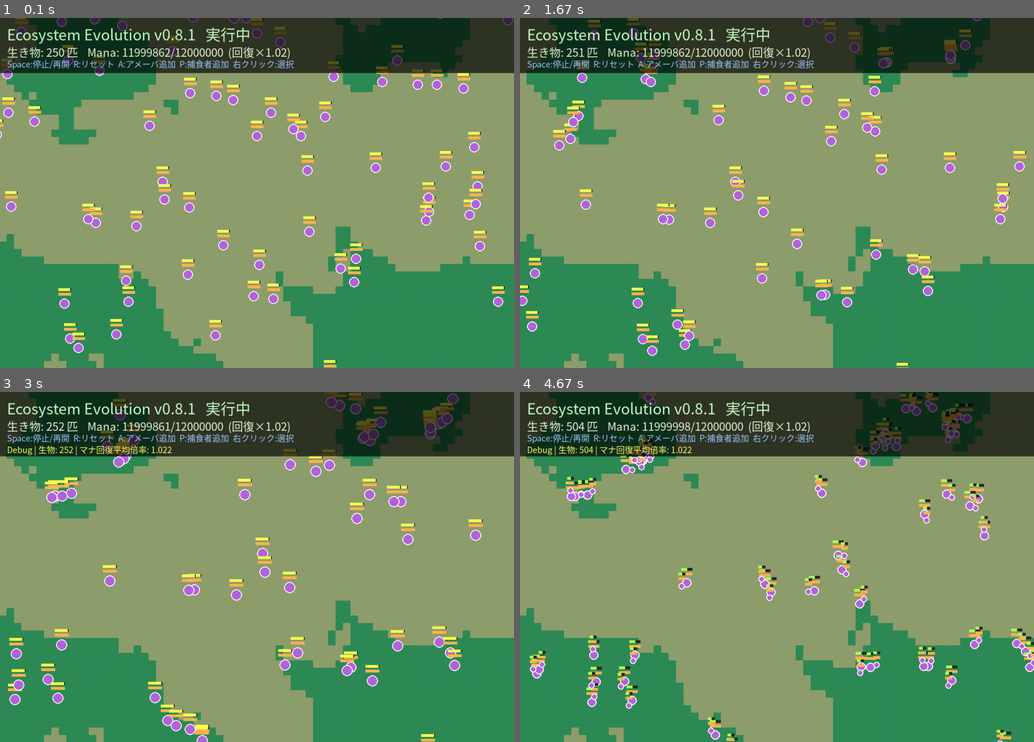
Above: before the commit, frames 1-4 (two rows, left to right).
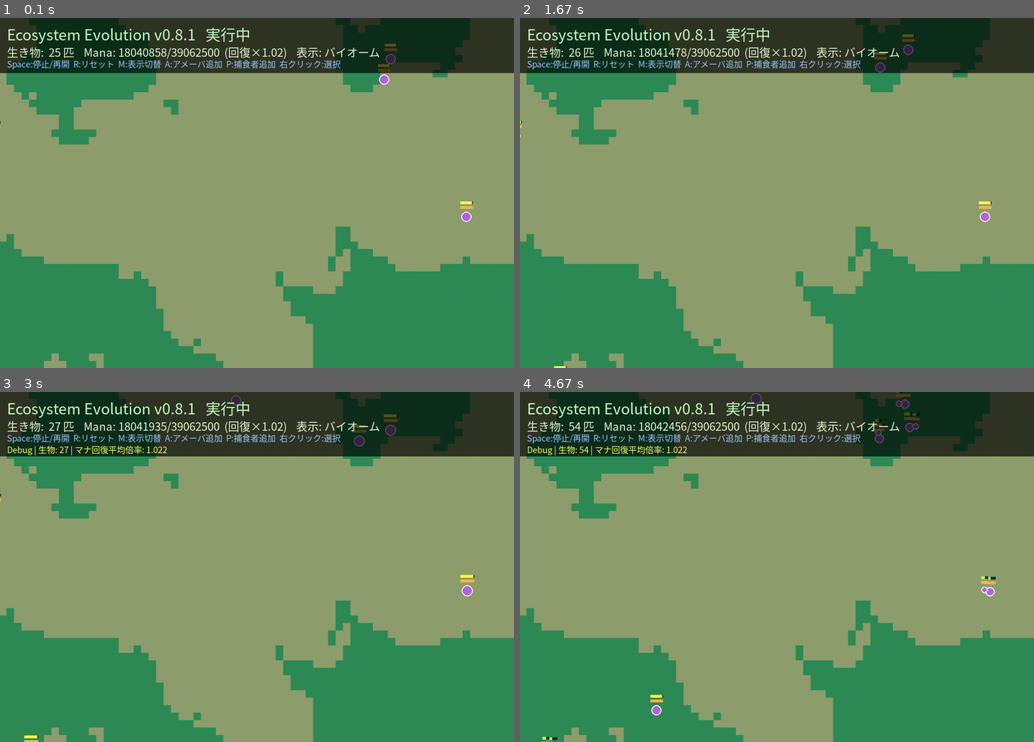
Above: after the commit, the same moments.

Repository: illuaStudio/ecosystem_evo
Game: pygame game, started from src/main.py
Two runs of this game, one before a commit and one after it. Both use one fixed random seed, a clock stepped at 60 frames per second and the inputs below.
Inputs (mouse positions are in pixels of both pictures, inside the frame that each line leads up to):
- Up to frame 1 (0.1 s): no input
- Up to frame 2 (1.67 s): hold D 0.33-0.8 s; move the mouse to (756, 207) at 0.37 s; hold D 0.83-1.3 s; move the mouse to (777, 214) at 0.87 s; hold A from 1.33 s (still down); move the mouse to (828, 270) at 1.37 s
- Up to frame 3 (3 s): release A at 1.87 s; hold A 1.9-2.37 s; move the mouse to (97, 647) at 1.93 s; hold D from 2.4 s (still down); move the mouse to (318, 598) at 2.43 s
- Up to frame 4 (4.67 s): release D at 3.03 s; hold A 3.07-3.53 s; move the mouse to (787, 448) at 3.1 s; hold D 3.57-4.03 s; move the mouse to (591, 556) at 3.6 s; hold D 4.07-4.53 s; move the mouse to (777, 609) at 4.1 s; hold A from 4.57 s (still down); move the mouse to (972, 700) at 4.6 s

The runs differ from the first frame. In frame 1, 7.0% of the frame differs, in the area x 0-100%, y 0-100%; in frame 2, 6.7%; in frame 3, 7.6%, in the area x 0-94%, y 0-100%; in frame 4, 7.2%.

Commit message:
マナの濃度分布を追加

Diff:
--- a/config/worlds/world.json
+++ b/config/worlds/world.json
@@ -6,13 +6,13 @@
   "background_color": [34, 60, 25],
 
   "mana": {
-    "initial": 12000000.0,
-    "max": 12000000.0,
-    "regen_rate": 2000.0
+    "initial": 120000.0,
+    "max": 120000.0,
+    "regen_rate": 20.0
   },
 
   "initial_entities": {
-    "Amoeba": 250,
+    "Amoeba": 25,
     "Predator": 0
   },
 
--- a/src/ai/actions.py
+++ b/src/ai/actions.py
@@ -101,7 +101,9 @@
         rate = float(self.params["mana_absorption_rate"])
         room = cap - creature.satiety
         want = min(rate, room)
-        absorbed = creature.world.consume_mana(want)
+        absorbed = creature.world.consume_mana(
+            want, creature.pos[0], creature.pos[1]
+        )
         if absorbed <= 0:
             return
 
--- a/src/core/engine.py
+++ b/src/core/engine.py
@@ -30,6 +30,7 @@
         self.paused = False
         self.selected_creature = None
         self.show_debug = config.game.get("debug_mode", False)
+        self.map_view_mode = "biome"  # "biome" | "mana"
 
         # レンダラーとインプットハンドラ
         font_size = config.game.get("ui_font_size", 24)
@@ -79,7 +80,8 @@
             self.camera,
             self.selected_creature,
             self.paused,
-            self.show_debug
+            self.show_debug,
+            self.map_view_mode,
         )
 
     def run(self):
--- a/src/core/input_handler.py
+++ b/src/core/input_handler.py
@@ -62,5 +62,8 @@
             self.engine.world.add_creature(c)
         elif event.key == pygame.K_d:
             self.engine.show_debug = not getattr(self.engine, 'show_debug', False)
+        elif event.key == pygame.K_m:
+            mode = getattr(self.engine, "map_view_mode", "biome")
+            self.engine.map_view_mode = "mana" if mode == "biome" else "biome"
         elif event.key == pygame.K_ESCAPE:
             return False
--- a/src/entities/creature.py
+++ b/src/entities/creature.py
@@ -114,12 +114,16 @@
         self.remaining_biomass -= decompose_amount
 
         if self.world:
-            self.world.return_mana_from_decomposition(decompose_amount * 0.65)
+            self.world.return_mana_from_decomposition(
+                decompose_amount * 0.65, self.pos[0], self.pos[1]
+            )
 
         if self.remaining_biomass <= 0:
             self.remaining_biomass = 0.0
             if self.world:
-                self.world.return_mana_from_decomposition(15.0)
+                self.world.return_mana_from_decomposition(
+                    15.0, self.pos[0], self.pos[1]
+                )
 
     def update(self):
         if not self.alive:
--- a/src/rendering/renderer.py
+++ b/src/rendering/renderer.py
@@ -21,12 +21,12 @@
         self._biome_surface_world_id = None
         self._ui_panel = None
 
-    def draw(self, creatures, camera, selected_creature, paused, show_debug=False):
+    def draw(self, creatures, camera, selected_creature, paused, show_debug=False, map_view_mode="biome"):
         # 毎フレーム必ず全画面クリア（未描画領域に UI が残るのを防ぐ）
         self.screen.fill(self.UI_MARGIN_COLOR)
 
         world = getattr(camera, "world", None)
-        self._draw_background(world, camera)
+        self._draw_background(world, camera, map_view_mode)
 
         for c in creatures:
             if hasattr(c, "draw"):
@@ -66,6 +66,10 @@
                 texts.append(
                     f"バイオーム: {biome.get('display_name', biome.get('name', '?'))}"
                 )
+                if hasattr(world, "get_mana_density"):
+                    density = world.get_mana_density(sc.pos[0], sc.pos[1])
+                    cap = getattr(world, "mana_density_cap", 2500.0)
+                    texts.append(f"マナ残量: {density:.0f}/{cap:.0f}")
 
             for text in texts:
                 self.screen.blit(self.small_font.render(text, True, (255, 255, 255)), (15, y))
@@ -85,7 +89,11 @@
         if world:
             w = world
             mult = getattr(w, "avg_mana_regen_multiplier", 1.0)
-            mana_label = f"    Mana: {w.mana:.0f}/{w.max_mana:.0f}  (回復×{mult:.2f})"
+            view_name = "マナ密度" if map_view_mode == "mana" else "バイオーム"
+            mana_label = (
+                f"    Mana: {w.mana:.0f}/{w.max_mana:.0f}  (回復×{mult:.2f})"
+                f"    表示: {view_name}"
+            )
         self.screen.blit(
             self.font.render(f"生き物: {len(creatures):3d} 匹{mana_label}", True, (230, 245, 210)),
             (15, 55),
@@ -93,7 +101,7 @@
 
         self.screen.blit(
             self.small_font.render(
-                "Space:停止/再開  R:リセット  A:アメーバ追加  P:捕食者追加  右クリック:選択",
+                "Space:停止/再開  R:リセット  M:表示切替  A:アメーバ追加  P:捕食者追加  右クリック:選択",
                 True,
                 (160, 200, 255),
             ),
@@ -128,11 +136,13 @@
 
         self.screen.blit(panel, (0, 0))
 
-    def _draw_background(self, world, camera) -> None:
+    def _draw_background(self, world, camera, map_view_mode="biome") -> None:
         if world is None:
             return
 
-        if world.biome_color_grid:
+        if map_view_mode == "mana" and getattr(world, "mana_density", None):
+            self._draw_mana_density_tiles(world, camera)
+        elif world.biome_color_grid:
             self._draw_biome_tiles(world, camera)
         else:
             self._draw_world_rect(world, camera, world.background_color)
@@ -185,6 +195,46 @@
         dest = pygame.Rect(src.x - cam_x, src.y - cam_y, src.width, src.height)
         self.screen.blit(self._biome_surface, dest, src)
 
+    @staticmethod
+    def _mana_density_to_color(density: float, cap: float) -> tuple[int, int, int]:
+        """マナ残量をヒートマップ色（低=暗紫、高=明るいシアン）に変換。"""
+        if cap <= 0:
+            return (30, 20, 50)
+        t = max(0.0, min(1.0, density / cap))
+        r = int(28 + t * 80)
+        g = int(18 + t * 200)
+        b = int(48 + t * 207)
+        return (r, g, b)
+
+    def _draw_mana_density_tiles(self, world, camera) -> None:
+        """可視範囲のマナ密度セルをヒートマップ表示（毎フレーム更新）。"""
+        cell = world.mana_cell_size
+        cap = world.mana_density_cap
+        cam_x = int(camera.x)
+        cam_y = int(camera.y)
+        sw, sh = self.screen.get_width(), self.screen.get_height()
+
+        start_col = max(0, cam_x // cell)
+        end_col = min(world._mana_cols, (cam_x + sw + cell - 1) // cell + 1)
+        start_row = max(0, cam_y // cell)
+        end_row = min(world._mana_rows, (cam_y + sh + cell - 1) // cell + 1)
+
+        screen_rect = self.screen.get_rect()
+        for row in range(start_row, end_row):
+            wy = row * cell
+            screen_y = wy - cam_y
+            rh = min(cell, world.height - wy)
+            for col in range(start_col, end_col):
+                wx = col * cell
+                screen_x = wx - cam_x
+                rw = min(cell, world.width - wx)
+                density = world.mana_density[row][col]
+                color = self._mana_density_to_color(density, cap)
+                rect = pygame.Rect(screen_x, screen_y, rw, rh)
+                visible = rect.clip(screen_rect)
+                if visible.width > 0 and visible.height > 0:
+                    pygame.draw.rect(self.screen, color, visible)
+
     def invalidate_biome_cache(self) -> None:
         """ワールドリセット時に呼ぶ（SimulationEngine.reset_simulation から）。"""
         self._biome_surface = None
--- a/src/systems/world.py
+++ b/src/systems/world.py
@@ -1,6 +1,7 @@
 # world.py
 import json
 import math
+import random
 from pathlib import Path
 from typing import Dict, List, Optional, Tuple, Union
 
@@ -40,6 +41,8 @@
         world = World("Grassland")
         biome = world.get_biome_at(120, 80)
         mult = world.get_mana_regen_multiplier(120, 80)
+        density = world.get_mana_density(120, 80)
+        world.consume_mana(0.75, 120, 80)
     """
 
     def __init__(self, world_name: str = "Grassland"):
@@ -85,10 +88,7 @@
         self.background_color = tuple(world_data.get("background_color", [34, 60, 25]))
 
         mana_cfg = world_data.get("mana", {})
-        self.mana = float(mana_cfg.get("initial", 5000.0))
-        self.max_mana = float(mana_cfg.get("max", self.mana))
         self.mana_regen_rate = float(mana_cfg.get("regen_rate", 0.0))
-        self.mana = min(self.mana, self.max_mana)
 
         env = world_data.get("environment", {})
         self.temperature = float(env.get("temperature", 20.0))
@@ -99,6 +99,7 @@
         self.resources = []
 
         self._init_biomes(world_data.get("world", {}))
+        self._init_mana_density(mana_cfg)
         self._spawn_initial_entities(world_data)
 
     def _init_biomes(self, world_cfg: Dict) -> None:
@@ -156,6 +157,82 @@
                 count += 1
         return total / count if count else 1.0
 
+    def _init_mana_density(self, mana_cfg: Dict) -> None:
+        """座標ごとのマナ残量マップ（2D）を初期化する。"""
+        self.mana_cell_size = int(
+            mana_cfg.get("cell_size", getattr(self, "biome_cell_size", 16))
+        )
+        self.mana_density_cap = float(mana_cfg.get("density_max", 2500.0))
+        initial_min = float(mana_cfg.get("density_initial_min", 800.0))
+        initial_max = float(mana_cfg.get("density_initial_max", 1500.0))
+
+        cell = max(4, self.mana_cell_size)
+        self._mana_cols = math.ceil(self.width / cell)
+        self._mana_rows = math.ceil(self.height / cell)
+
+        seed = self.biome_noise.seed if self.biome_noise else 42
+        rng = random.Random(seed)
+
+        self.mana_density: List[List[float]] = []
+        for row in range(self._mana_rows):
+            row_data: List[float] = []
+            cy = row * cell + cell * 0.5
+            for col in range(self._mana_cols):
+                cx = col * cell + cell * 0.5
+                mult = self.get_mana_regen_multiplier(cx, cy)
+                base = rng.uniform(initial_min, initial_max)
+                row_data.append(min(self.mana_density_cap, base * (0.85 + 0.15 * mult)))
+            self.mana_density.append(row_data)
+
+        self.mana = self._compute_total_mana()
+        self.max_mana = self._mana_cols * self._mana_rows * self.mana_density_cap
+
+    def _pos_to_mana_cell(self, x: float, y: float) -> Tuple[int, int]:
+        cell = self.mana_cell_size
+        col = int(x // cell)
+        row = int(y // cell)
+        col = max(0, min(self._mana_cols - 1, col))
+        row = max(0, min(self._mana_rows - 1, row))
+        return col, row
+
+    def _compute_total_mana(self) -> float:
+        if not self.mana_density:
+            return 0.0
+        return sum(sum(row) for row in self.mana_density)
+
+    def get_mana_density(self, x: float, y: float) -> float:
+        """座標におけるマナ残量（セル単位）。"""
+        if not self.mana_density:
+            return 0.0
+        col, row = self._pos_to_mana_cell(x, y)
+        return self.mana_density[row][col]
+
+    def _regenerate_mana_density(self) -> None:
+        """バイオーム倍率に基づき、マナ密度マップ全体を回復させる。"""
+        if self.mana_regen_rate <= 0 or not self.mana_density:
+            return
+
+        cell_count = self._mana_cols * self._mana_rows
+        base_per_cell = self.mana_regen_rate / cell_count
+        cell = self.mana_cell_size
+        cap = self.mana_density_cap
+        regen_total = 0.0
+
+        for row in range(self._mana_rows):
+            cy = row * cell + cell * 0.5
+            for col in range(self._mana_cols):
+                current = self.mana_density[row][col]
+                if current >= cap:
+                    continue
+                cx = col * cell + cell * 0.5
+                mult = self.get_mana_regen_multiplier(cx, cy)
+                delta = base_per_cell * mult
+                new_value = min(cap, current + delta)
+                regen_total += new_value - current
+                self.mana_density[row][col] = new_value
+
+        self.mana += regen_total
+
     def get_biome_at(self, x: float, y: float) -> Dict:
         """座標のバイオーム定義 dict を返す（name, color, mana_regen_multiplier 等）。"""
         if not self.biomes or self.biome_noise is None or self._rich_biome is None:
@@ -208,24 +285,55 @@
         if creature in self.creatures:
             self.creatures.remove(creature)
 
-    def return_mana_from_decomposition(self, amount: float) -> None:
-        if amount > 0:
-            self.mana = min(self.max_mana, self.mana + amount)
-
-    def consume_mana(self, amount: float) -> float:
-        if amount <= 0 or self.mana <= 0:
+    def return_mana_from_decomposition(
+        self, amount: float, x: float = None, y: float = None
+    ) -> None:
+        if amount <= 0 or not self.mana_density:
+            return
+        if x is None:
+            x = self.width * 0.5
+        if y is None:
+            y = self.height * 0.5
+
+        col, row = self._pos_to_mana_cell(x, y)
+        current = self.mana_density[row][col]
+        added = min(amount, self.mana_density_cap - current)
+        if added <= 0:
+            return
+        self.mana_density[row][col] = current + added
+        self.mana += added
+
+    def consume_mana(
+        self, amount: float, x: float = None, y: float = None
+    ) -> float:
+        """指定位置のマナを消費する。x/y 省略時は世界中心から吸収（後方互換）。"""
+        if amount <= 0:
+            return 0.0
+
+        if self.mana_density:
+            if x is None:
+                x = self.width * 0.5
+            if y is None:
+                y = self.height * 0.5
+
+            col, row = self._pos_to_mana_cell(x, y)
+            available = self.mana_density[row][col]
+            if available <= 0:
+                return 0.0
+            taken = min(amount, available)
+            self.mana_density[row][col] -= taken
+            self.mana -= taken
+            return taken
+
+        # フォールバック: 旧来の共有プール
+        if self.mana <= 0:
             return 0.0
         taken = min(amount, self.mana)
         self.mana -= taken
         return taken
 
     def update(self) -> None:
-        if self.mana_regen_rate > 0 and self.mana < self.max_mana:
-            mult = getattr(self, "avg_mana_regen_multiplier", 1.0)
-            self.mana = min(
-                self.max_mana,
-                self.mana + self.mana_regen_rate * mult,
-            )
+        self._regenerate_mana_density()
 
         for creature in self.creatures[:]:
             creature.update()
--- a/src/utils/creature_helpers.py
+++ b/src/utils/creature_helpers.py
@@ -194,7 +194,11 @@
     if carcass.remaining_biomass <= 8.0:
         world = carcass.world
         if world:
-            world.return_mana_from_decomposition(carcass.remaining_biomass * 0.8)
+            world.return_mana_from_decomposition(
+                carcass.remaining_biomass * 0.8,
+                carcass.pos[0],
+                carcass.pos[1],
+            )
         carcass.remaining_biomass = 0.0
 
     return gained
@@ -238,10 +242,14 @@
         tx = max(0, min(creature.world.width, tx))
         ty = max(0, min(creature.world.height, ty))
 
-        mana_mult = creature.world.get_mana_regen_multiplier(tx, ty)
-
-        if mana_mult > best_mana:
-            best_mana = mana_mult
+        mana_value = (
+            creature.world.get_mana_density(tx, ty)
+            if hasattr(creature.world, "get_mana_density")
+            else creature.world.get_mana_regen_multiplier(tx, ty)
+        )
+
+        if mana_value > best_mana:
+            best_mana = mana_value
             best_angle = angle
 
     return best_angle
